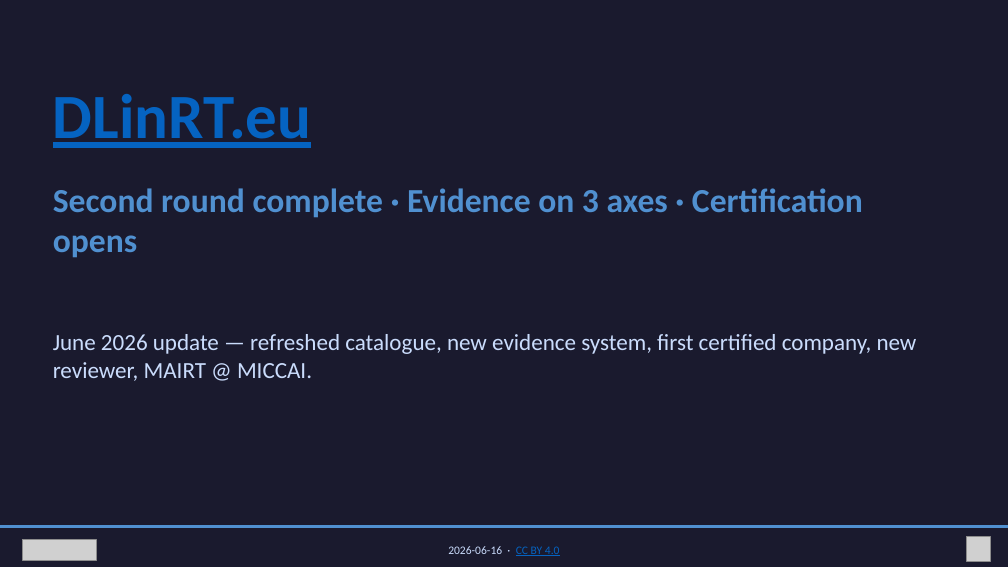
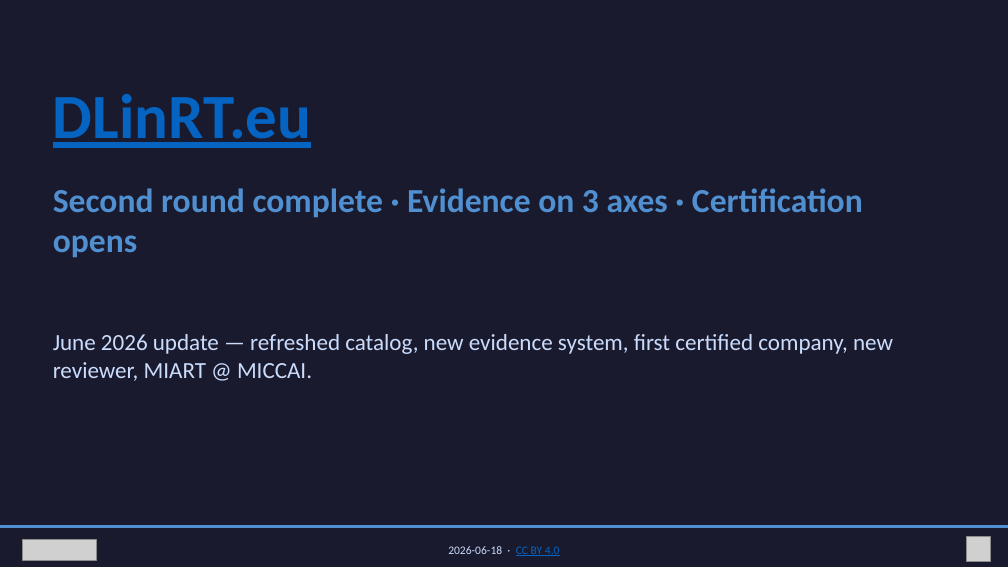
Before and after one commit to DLinRT-eu/dlinrteu-website, a slide deck: slide 1 of public/newsletters/2026-06/dlinrt-2026-06-update.pptx. Drawn at 1008x567 pixels with LibreOffice and Linux fonts; fonts in the diff are those of the drawing; grey boxes stand for pictures. Boxes give left, top, right and bottom in pixels: in the first picture for what was removed or moved away, otherwise in the second. Text is boxed around its words. In the diff, an @@ line names an element or a change of style, - is before the commit and + after.

```diff
--- a/public/newsletters/2026-06/dlinrt-2026-06-update.pptx
+++ b/public/newsletters/2026-06/dlinrt-2026-06-update.pptx
@@ text at [53, 334, 893, 381]: text changed @@
-June 2026 update — refreshed catalogue, new evidence system, first certified company, new reviewer, MAIRT @ MICCAI.
+June 2026 update — refreshed catalog, new evidence system, first certified company, new reviewer, MIART @ MICCAI.
@@ text at [448, 546, 560, 556]: text changed @@
-2026-06-16 · CC BY 4.0
+2026-06-18 · CC BY 4.0
```
Also in this commit, not shown: 5 other slides changed, 14 other files.
